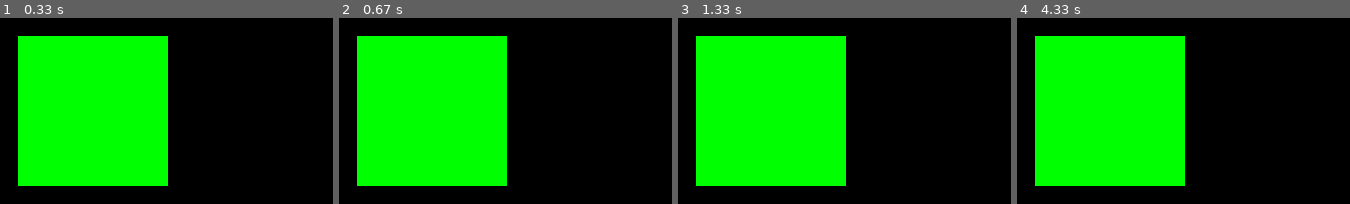
Above: before the commit, frames 1-4 (left to right).
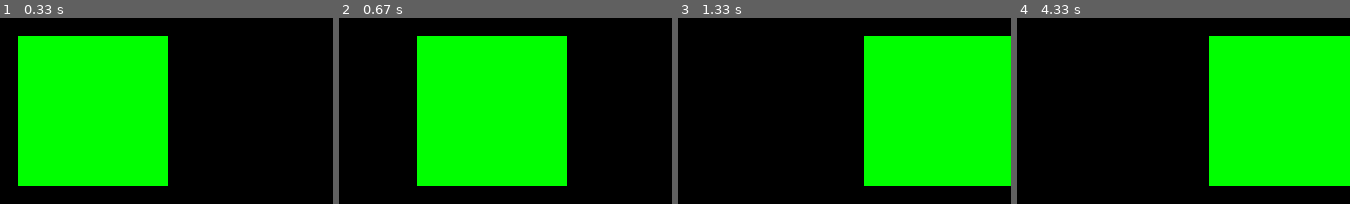
Above: after the commit, the same moments.

Repository: Archanciel/Learning_Pygame
Game: pygame game, started from template/main.py
Two runs of this game, one before a commit and one after it. Both use one fixed random seed, a clock stepped at 60 frames per second and the inputs below.
Inputs:
- Up to frame 1 (0.33 s): no input
- Up to frame 2 (0.67 s): hold Right from 0.33 s (still down)
- Up to frame 3 (1.33 s): release Right at 0.8 s; hold Right 0.83-1.3 s
- Up to frame 4 (4.33 s): hold Left 1.33-1.87 s; hold Left 1.9-2.3 s; hold Right 2.33-2.97 s; hold Left 3-3.47 s; hold Right 3.5-3.97 s; hold Right from 4 s (still down)

Frame 1 is identical in both runs. In frame 2, 29% of the frame differs, in the area x 5-69%, y 9-91%; in frame 3, 72%, in the area x 5-100%, y 9-91%; in frame 4, 70%.

Commit message:
add key handling

Diff:
--- a/template/main.py
+++ b/template/main.py
@@ -54,6 +54,13 @@
                     self.playing = False
                 self.running = False
 
+        keys = pg.key.get_pressed()
+
+        if keys[pg.K_LEFT]:
+            self.player.moveL(1)
+        elif keys[pg.K_RIGHT]:
+            self.player.moveR(1)
+
     def update(self):
         '''
         Updates all game objects.
